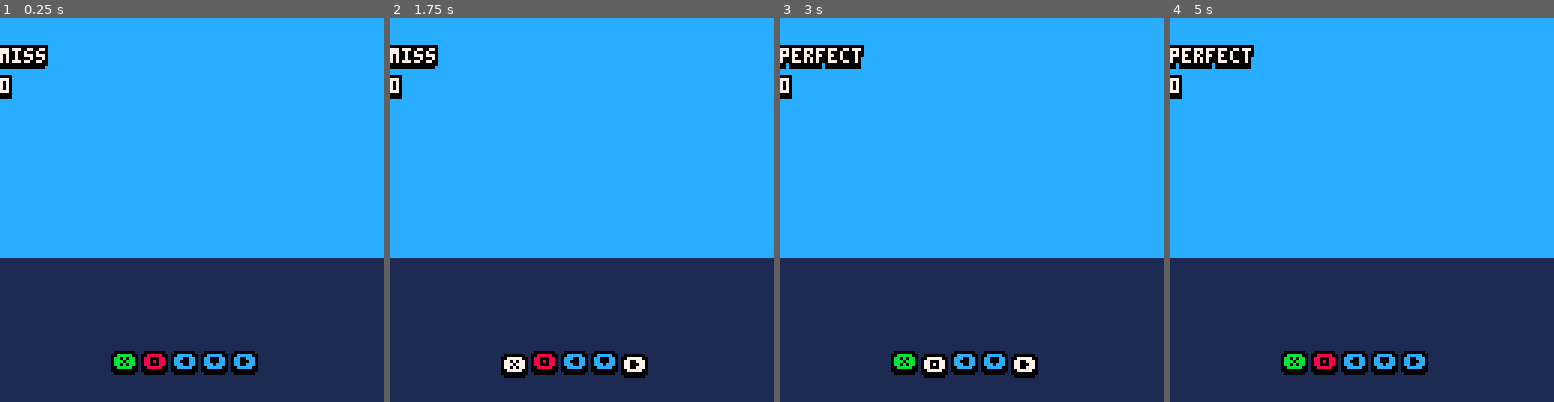
Above: before the commit, frames 1-4 (left to right).
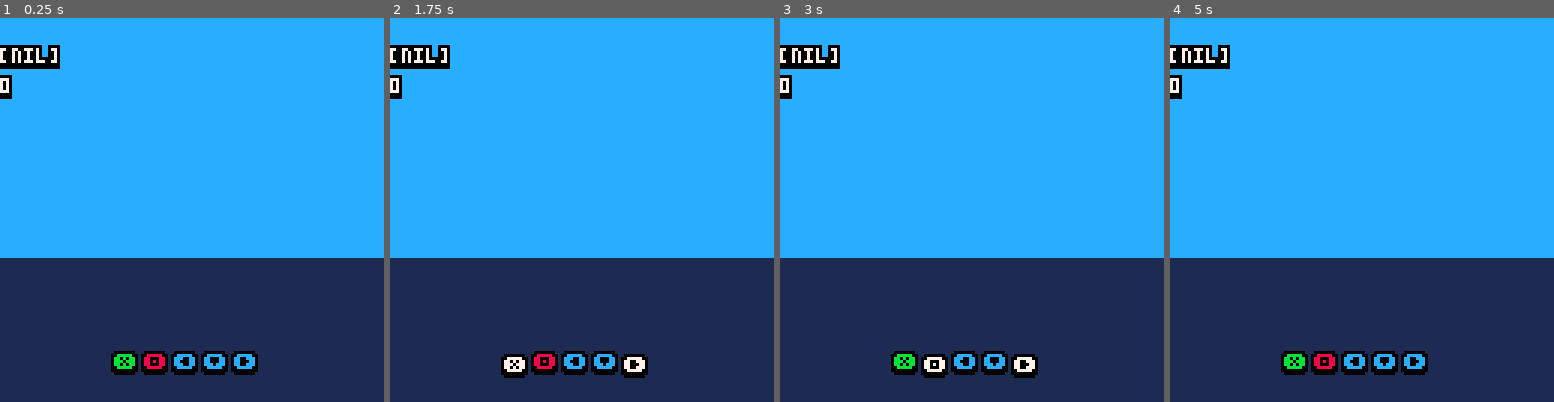
Above: after the commit, the same moments.

Repository: nascimento-cesar/pablos-encore-against-evil
Game: PICO-8 cartridge src/pablos-ultimate-encore-against-evil-forces.p8
Same seed, same stepped clock (60 frames per second), same inputs: the game is played once before the commit and once after it.
Inputs:
- Up to frame 1 (0.25 s): no input
- Up to frame 2 (1.75 s): tap X (X key) at 0.33, 1.07 s; tap O (Z key) at 0.7, 1.7 s; hold Right from 1.6 s (still down)
- Up to frame 3 (3 s): tap X (X key) at 1.85, 2.97 s; release Right at 2.1 s; tap O (Z key) at 2.1, 2.5, 2.9 s; hold Up 2.15-2.42 s; hold Right from 2.47 s (still down)
- Up to frame 4 (5 s): release Right at 3.03 s; hold Left 3.08-3.58 s; tap O (Z key) every 0.4 s from 3.3 to 4.9 s; hold Down 3.63-3.97 s; hold Right 4.02-4.68 s; tap X (X key) at 4.08 s; hold Up from 4.73 s (still down)

The runs differ from the first frame. In frame 1, 0.4% of the frame differs, in the area x 0-16%, y 7-14%; in frame 2, 0.4%; in frame 3, 0.6%, in the area x 0-22%, y 7-14%; in frame 4, 0.6%.

Commit message:
feat: create song player

Diff:
--- a/src/classes/game.lua
+++ b/src/classes/game.lua
@@ -5,15 +5,15 @@
 
   obj.player = Player:new()
   obj.song = Song:new("canon_rock")
-  obj.metronome = Metronome:new(obj.song.song_data.bpm)
+  obj.metronome = Metronome:new()
 
   return obj
 end
 
 function Game:update()
+  self.player:update()
+  self.song:update(self.metronome, self.handle_button_press)
   self.metronome:update()
-  self.player:update()
-  self.song:update(self.metronome.current_beat, self.metronome.frame_type, self.handle_button_press)
 end
 
 function Game:handle_button_press()
--- a/src/classes/metronome.lua
+++ b/src/classes/metronome.lua
@@ -1,46 +1,15 @@
 Metronome = Base:new()
+Metronome.frames_per_beat = 64
 
-function Metronome:new(bpm)
+function Metronome:new()
   local obj = Base.new(self)
 
   obj.current_beat = 0
-  obj.frames_per_beat = flr(64 * 60 / bpm)
   obj.frames = 0
-  obj.frame_type = ""
 
   return obj
 end
 
 function Metronome:update()
-  self:update_frames()
-  self:play_beat()
-end
-
-function Metronome:play_beat()
-  if self.frame_type == "perfect" then
-    sfx(0, 0)
-  end
-end
-
-function Metronome:update_frames()
-  local beat_frame = self.current_beat * self.frames_per_beat
-  local previous_beat_frame = (self.current_beat - 1) * self.frames_per_beat
-  local tolerance = ceil(self.frames_per_beat / 10)
-
-  if self.frames == beat_frame then
-    self.frame_type = "perfect"
-  elseif self.frames >= (beat_frame - tolerance) and self.frames <= beat_frame then
-    self.frame_type = "awesome"
-  elseif self.frames <= (previous_beat_frame + tolerance) and self.frames >= previous_beat_frame then
-    self.frame_type = "awesome"
-  elseif self.frames >= (beat_frame - tolerance * 2) and self.frames <= beat_frame then
-    self.frame_type = "ok"
-  elseif self.frames <= (previous_beat_frame + tolerance * 2) and self.frames >= previous_beat_frame then
-    self.frame_type = "ok"
-  else
-    self.frame_type = "miss"
-  end
-
-  self.current_beat += self.frame_type == "perfect" and 1 or 0
   self.frames += 1
 end
--- a/src/classes/player.lua
+++ b/src/classes/player.lua
@@ -13,11 +13,11 @@
 
 function Player:update()
   for button_icon in all(split "❎,🅾️,⬅️,⬇️,➡️") do
-    self.button_states[button_icon] = btn(get_button_id(button_icon))
+    self.button_states[button_icon] = btn(parse_button_icon(button_icon))
   end
 end
 
-function Player:score_up(frame_type)
-  self.score += (frame_type == "perfect" and 20 or 10) * self.multiplier
+function Player:score_up()
+  self.score += 10 * self.multiplier
   self.combo += 1
 end
--- a/src/classes/song.lua
+++ b/src/classes/song.lua
@@ -3,23 +3,58 @@
 function Song:new(song_name)
   local obj = Base.new(self)
 
-  obj.song_data = get_song_data(song_name)
+  obj.tracks = self:parse_tracks(song_name)
 
   return obj
 end
 
-function Song:update(current_beat, frame_type, button_press_callback)
+function Song:update(metronome, button_press_callback)
+  for i = 1, 4 do
+    local note = self.tracks[i].notes[metronome.frames]
+
+    if note then
+      local pitch, duration_frames, instrument, volume, effect, current_frame, button = unpack(note)
+
+      if pitch == -1 then
+        sfx(pitch, i + 1)
+      else
+        self:play_note(i, pitch, instrument, volume, effect, i + 1)
+      end
+    end
+  end
 end
 
-function Song:play_note(sfx_id, pitch, instrument, volume, effect, speed, channel)
+function Song:parse_tracks(song_name)
+  local parsed_tracks = {}
+
+  for t = 1, 4 do
+    local current_frame = 0
+    local parsed_notes = {}
+    local notes = split(get_song_tracks(song_name)[t], "|")
+    local buttons = "❎🅾️⬅️⬇️➡️"
+
+    for n = 1, #notes do
+      local pitch, duration, instrument, volume, effect = unpack(split(notes[n]))
+      local duration_frames = Metronome.frames_per_beat * parse_duration(duration)
+      parsed_notes[current_frame] = { parse_pitch(pitch), duration_frames, instrument, volume, effect, current_frame, buttons[ceil(rnd(#buttons))] }
+      current_frame += duration_frames
+    end
+
+    add(parsed_tracks, { notes = parsed_notes })
+  end
+
+  return parsed_tracks
+end
+
+function Song:play_note(sfx_id, pitch, instrument, volume, effect, channel)
   local base_address = 0x3200 + 68 * sfx_id
 
   for i = 0, 31 do
     poke(base_address + i * 2, 0)
   end
 
-  poke(base_address, get_pitch_id(pitch) + 64 * (instrument % 4))
+  poke(base_address, pitch + 64 * (instrument % 4))
   poke(base_address + 1, 16 * effect + 2 * volume + flr(instrument / 4))
-  poke(base_address + 65, speed)
+  poke(base_address + 65, 32)
   sfx(sfx_id, channel or -1)
 end
--- a/src/utils.lua
+++ b/src/utils.lua
@@ -1,4 +1,15 @@
-function get_button_id(button)
+function get_song_tracks(song_name)
+  return ({
+    canon_rock = {
+      "F1,1/2,0,5,0|P,1/2,0,5,0|A1,1/2,0,5,0|B1,1/2,0,5,0",
+      "F1,1/2,0,5,0|P,1/2,0,5,0|A1,1/2,0,5,0|B1,1/2,0,5,0",
+      "F1,1/2,0,5,0|P,1/2,0,5,0|A1,1/2,0,5,0|B1,1/2,0,5,0",
+      "F1,1/2,0,5,0|P,1/2,0,5,0|A1,1/2,0,5,0|B1,1/2,0,5,0"
+    }
+  })[song_name]
+end
+
+function parse_button_icon(button)
   return ({
     ["❎"] = 4,
     ["🅾️"] = 5,
@@ -8,8 +19,19 @@
   })[button]
 end
 
-function get_pitch_id(pitch)
+function parse_duration(duration)
   return ({
+    ["1"] = 1,
+    ["1/2"] = 1 / 2,
+    ["1/4"] = 1 / 4,
+    ["1/8"] = 1 / 8,
+    ["1/16"] = 1 / 16
+  })[tostr(duration)]
+end
+
+function parse_pitch(pitch)
+  return ({
+    ["P"] = -1,
     ["C0"] = 0,
     ["C#0"] = 1,
     ["D0"] = 2,
@@ -76,37 +98,3 @@
     ["D#5"] = 63
   })[pitch]
 end
-
-function get_song_data(song_name)
-  local song = ({
-    canon_rock = {
-      bpm = 64,
-      raw_tracks = {
-        "B1,0,5,0,1/2+B1,0,5,0,1/2|B1,0,5,0,1/2+B1,0,5,0,1/2",
-        "B1,0,5,0,1/2+B1,0,5,0,1/2|B1,0,5,0,1/2+B1,0,5,0,1/2"
-      }
-    }
-  })[song_name]
-
-  song.tracks = {}
-
-  for track in all(song.raw_tracks) do
-    local parsed_chords = {}
-    local chords = split(track, "|")
-
-    for c = 1, #chords do
-      local parsed_chord = {}
-      local notes = split(chords[c], "+")
-
-      for n = 1, #notes do
-        add(parsed_chord, split(notes[n]))
-      end
-
-      add(parsed_chords, parsed_chord)
-    end
-
-    add(song.tracks, parsed_chords)
-  end
-
-  return song
-end
